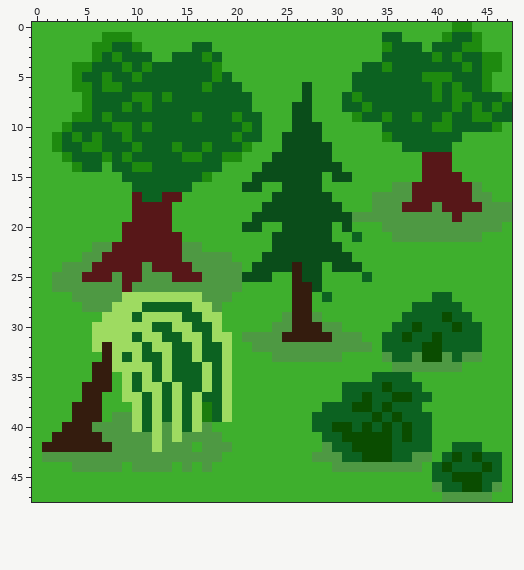
Two states of a pixel-art sprite, fire/images/wald.png. Above: the version before the commit.
The file is 48x48 pixels.
After the commit:
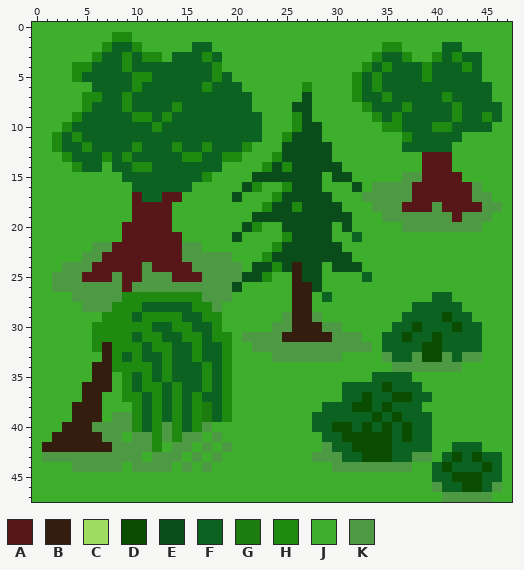
Palette (. is transparent): A #571718  B #341c0e  C #9edb61  D #0a4c00  E #0a4d1a  F #0c6221  G #1b7d0d  H #1e8a0f  J #3eaf2d  K #4e9943
Change:
@@ x 0..47 @@
- 0 JJJJJJJJJJJJJJJJJJJJJJJJJJJJJJJJJJJJJJJJJJHHJJJJ
- 1 JJJJJJJHHHJJJJJJJJJJJJJJJJJJJJJJJJJFFJJJJHFFHJJJ
- 2 JJJJJJHHFFHJJJJJFFJJJJJJJJJJJJJJJJJHFFFJFFFHHJJJ
- 3 JJJJJJHFHFFFJJFFFHFJJJJJJJJJJJJJJJJFFFFFHFHFFHHJ
- 4 JJJJHHFFFHFHFFFFFFHJJJJJJJJJJJJJJFFHFFFFFFFHFHHJ
- 5 JJJJHFFHFFHFFFFFFFHFJJJJJJJJJJJJFFFFFFFHHHFFFHJJ
- 6 JJJJHHFHHFFFFFFFFHFFFJJJJJJEJJJJFFFFFFFFHFHFFHJJ
- 7 JJJJJHFFFFHHFHFFFFFFFFJJJJJEJJJFHFFFFFFFHFHHFFFH
- 8 JJJJJHFFFHFHFFFFFFFFFFJJJJEEJJJFFHFFFFFFFFHFHFHF
- 9 JJJJHHFHFFFFFFFFHFFFHFFJJJEEJJJJHFFHFFHFFHFFHHFF
-10 JJJHFFFFHHFHFFFFFFFFFHFJJJEEEJJJJJJFFFFFHHFFFFHJ
-11 JJHFHFHFFHFFFFFFFFFFHFFJJEEEEJJJJJJHFFFFFFFJJJJJ
-12 JJHFFHHFFFHFFFHFFHFFFHJJJEEEEEJJJJJJJFFFFFJJJJJJ
-13 JJJHFFFHFHFFFFFHHFFHHJJJEEEEEEJJJJJJJJJAAAJJJJJJ
-14 JJJJHFFJFFHHFFFFFFFJJJJEEEEEEEEJJJJJJJJAAAJJJJJJ
-15 JJJJJJJJJFFFFFFFFHJJJJEEEEEEEJEEJJJJJJJAAAAJJJJJ
-16 JJJJJJJJJJFFFFFFJJJJJEEJJEEEEJJJJJJJKKAAAAAAKJJJ
-17 JJJJJJJJJJAFFAAJJJJJJJJJEEEEEEJJJJKKKKAAAAAAKKJJ
-18 JJJJJJJJJJAAAAJJJJJJJJJEEEEEEEEJJJKKKAAAKAAAAKKK
-19 JJJJJJJJJJAAAAJJJJJJJJEEEEEEEEEEKKKKKKKKKKAKKKKK
-20 JJJJJJJJJAAAAAJJJJJJJEEJJEEEEEJEJJJKKKKKKKKKKKKJ
-21 JJJJJJJJJAAAAAAJJJJJJJJJEEEEEEJJFJJJKKKKKKKKKJJJ
-22 JJJJJJKKAAAAAAAKKJJJJJJJEEEEEEEJJJJJJJJJJJJJJJJJ
-23 JJJJJKKAAAAAAAAKKKKKJJJEEEEEEEEEJJJJJJJJJJJJJJJJ
-24 JJJKKKAAAAAKAAAAKKKKKJEEEEBEEJEEEJJJJJJJJJJJJJJJ
-25 JJKKKAAAKAAKKKAAAKKKKEEEJJBEEJJJJFJJJJJJJJJJJJJJ
-26 JJKKKKKKKAKKKKKKKKKKKJJJJJBBEJJJJJJJJJJJJJJJJJJJ
-27 JJJJKKKKKCCCCCCCCKKKJJJJJJBBJFJJJJJJJJJJFFJJJJJJ
-28 JJJJJKKKCCCFFFFFCCKJJJJJJJBBJJJJJJJJJJFFFFFJJJJJ
-29 JJJJJJJCCCFCCCCFFCCJJJJJJKBBKJJJJJJJJFFFFDFFJJJJ
-30 JJJJJJCCCCCCFFCCFFCJJJJJKKBBBKKJJJJJFFDFFFDFFJJJ
-31 JJJJJJCCCCFCCFFCCFCCJKKKKBBBBBKKKJJFFDFFDFFFFJJJ
-32 JJJJJJCBCCCFCCFFCFFCJJKKKKKKKKKKKKJFFFFDDFFFFJJJ
-33 JJJJJJJBCFCFFCFFCFFCJJJJKKKKKKKJJJJKFFKDDKFKKJJJ
-34 JJJJJJBBCCCCFCFFFCFCJJJJJJJJJJJJJJJJKKKKKKKJJJJJ
-35 JJJJJJBBJCFCFCFFFCFCJJJJJJJJJJJJJJFFFFJJJJJJJJJJ
-36 JJJJJBBBJCFCCFCFFCFCJJJJJJJJJJJFFFFDFFFJJJJJJJJJ
-37 JJJJJBBJJCCFCFCFCFFCJJJJJJJJJJJFFDFFDDFFJJJJJJJJ
-38 JJJJBBBJJJCFCFCFCGFCJJJJJJJJJFFFDDFDFFFJJJJJJJJJ
-39 JJJJBBBJKKCFCFCFCGFCJJJJJJJJFFFFFFDFDFFFJJJJJJJJ
-40 JJJBBBKKKKCFCKCFCKJJJJJJJJJJFFDDFDFDFDFFJJJJJJJJ
-41 JJBBBBBKKKKKCKCKKKKJJJJJJJJJJFFDDDDDFDFFJJJJJJJJ
-42 JBBBBBBBKKKKCKKKJKKKJJJJJJJJJKFFDDDDFFFFJJFFFJJJ
-43 JKKKKKKKKKKKKKKKKKKJJJJJJJJJKKKFFDDDFFKKJFDFDFFJ
-44 JJJJKKKKKJKKKKJKJKJJJJJJJJJJJJKKKKKKKKKJFDFFFDFJ
+ 0 JJJJJJJJJJJJJJJJJJJJJJJJJJJJJJJJJJJJJJJJJJJJJJJJ
+ 1 JJJJJJJJHHJJJJJJJJJJJJJJJJJJJJJJJJJJJJJJJJJJJJJJ
+ 2 JJJJJJJHFFHJJJJJFFJJJJJJJJJJJJJJJJJHHJJJJFFJJJJJ
+ 3 JJJJJJHFFHFHHJFFFHFJJJJJJJJJJJJJJJHFFHJJHFHFFJJJ
+ 4 JJJJHHFFFHFFFFFFFFHJJJJJJJJJJJJJJHFHFFFHFFFHFJJJ
+ 5 JJJJHFFFFFHHFFFFFFHFJJJJJJJJJJJJHFHFFFFHFFFFFJJJ
+ 6 JJJJJJFFFFHFFFFFFHFFFJJJJJJHJJJJHFHFFFFFFFFFFFJJ
+ 7 JJJJJHHFFHFFFFFFFFFFFFJJJJJEJJJJHFFHFFFFFHFFFFJJ
+ 8 JJJJJHFFFHFFFFHFFFFFFFJJJJEEJJJJJHFFFHFFFFHFFFFJ
+ 9 JJJJHFFFFFHHFHFFFFFFFFFJJJHEJJJJJJHFHFFFFFHFFHFJ
+10 JJJHFFFFFFFFHFFFFFFFFFFJJJHEEJJJJJJHHFFFHHFFFFJJ
+11 JJHFHFFFFFFFFFFFFFFFFFFJJHEEEJJJJJJJJHFFFFFJJJJJ
+12 JJHFFHFFFFHFFFHFFHFFFHJJJEEEEEJJJJJJJFFFFFJJJJJJ
+13 JJJHFFFHFHFFFFFHHFFHHJJJHEEEEEJJJJJJJJJAAAJJJJJJ
+14 JJJJHFFJFFHHFFFFFFFJJJJHEHEEEEEJJJJJJJJAAAJJJJJJ
+15 JJJJJJJJJFFFFFFFFHJJJJEEEEEEEJEEJJJJJKKAAAAJJJJJ
+16 JJJJJJJJJJFFFFFFJJJJJEHJJHEEEJJJEJKKKKAAAAAAKJJJ
+17 JJJJJJJJJJAFFAAJJJJJEJJJHEEEEEJJJKKKKKAAAAAAKKJJ
+18 JJJJJJJJJJAAAAJJJJJJJJJHEEHEEEEJJJKKKAAAKAAAAKKJ
+19 JJJJJJJJJJAAAAJJJJJJJJEEEEEEEEEEJJJKKKKKKKAKKKJJ
+20 JJJJJJJJJAAAAAJJJJJJJEHJJEEEEEJEJJJJJKKKKKKKKJJJ
+21 JJJJJJJJJAAAAAAJJJJJEJJJJHEEEEJJFJJJJJJJJJJJJJJJ
+22 JJJJJJKKAAAAAAAKKJJJJJJJHEEEEEEJJJJJJJJJJJJJJJJJ
+23 JJJJJKKAAAAAAAAKKKKKJJJHEEEEEEEEJJJJJJJJJJJJJJJJ
+24 JJJKKKAAAAAKAAAAKKKKKJEEHEBEEJEEEJJJJJJJJJJJJJJJ
+25 JJKKKAAAKAAKKKAAAKKKKEEHJJBEEJJJJFJJJJJJJJJJJJJJ
+26 JJKKKKKKKAKKKKKKKKKKEJJJJJBBEJJJJJJJJJJJJJJJJJJJ
+27 JJJJKKKKKHHHHHHHHKKKJJJJJJBBJFJJJJJJJJJJFFJJJJJJ
+28 JJJJJKKKHHHFFFFFHHKJJJJJJJBBJJJJJJJJJJFFFFFJJJJJ
+29 JJJJJJJHHHFHHHHFFHHJJJJJJKBBKJJJJJJJJFFFFDFFJJJJ
+30 JJJJJJHHHHHHFFHHFFHJJJJJKKBBBKKJJJJJFFDFFFDFFJJJ
+31 JJJJJJHHHHFHHFFHHFHHJKKKKBBBBBKKKJJFFDFFDFFFFJJJ
+32 JJJJJJHBHHHFHHFFHFFHJJKKKKKKKKKKKKJFFFFDDFFFFJJJ
+33 JJJJJJJBHFHFFHFFHFFHJJJJKKKKKKKJJJJKFFKDDKFKKJJJ
+34 JJJJJJBBHHHHFHFFFHFHJJJJJJJJJJJJJJJJKKKKKKKJJJJJ
+35 JJJJJJBBJHFHFHFFFHFHJJJJJJJJJJJJJJFFFFJJJJJJJJJJ
+36 JJJJJBBBJHFHHFHFFHFHJJJJJJJJJJJFFFFDFFFJJJJJJJJJ
+37 JJJJJBBJJHHFHFHFHFFHJJJJJJJJJJJFFDFFDDFFJJJJJJJJ
+38 JJJJBBBJJJHFHFHFHGFHJJJJJJJJJFFFDDFDFFFJJJJJJJJJ
+39 JJJJBBBJKKHFHFHFHGFHJJJJJJJJFFFFFFDFDFFFJJJJJJJJ
+40 JJJBBBKKKKHFHKHFHKJJJJJJJJJJFFDDFDFDFDFFJJJJJJJJ
+41 JJBBBBBKKJKKHKHKKJKJJJJJJJJJJFFDDDDDFDFFJJJJJJJJ
+42 JBBBBBBBKKKKHJKKJKJKJJJJJJJJJKFFDDDDFFFFJJFFFJJJ
+43 JKKKKKKKKKKJKKKJKJKJJJJJJJJJKKKFFDDDFFKKJFDFDFFJ
+44 JJJJKKKKKJKKKKJKJKJJJJJJJJJJJJKKKKKKKKJJFDFFFDFJ
 45 JJJJJJJJJJJJJJJJJJJJJJJJJJJJJJJJJJJJJJJJFFDDDFFJ
Pixel boxes of the changes (left, top, right, bottom) in both pictures:
changed: (72, 22, 512, 462)
changed: (412, 462, 422, 472)
